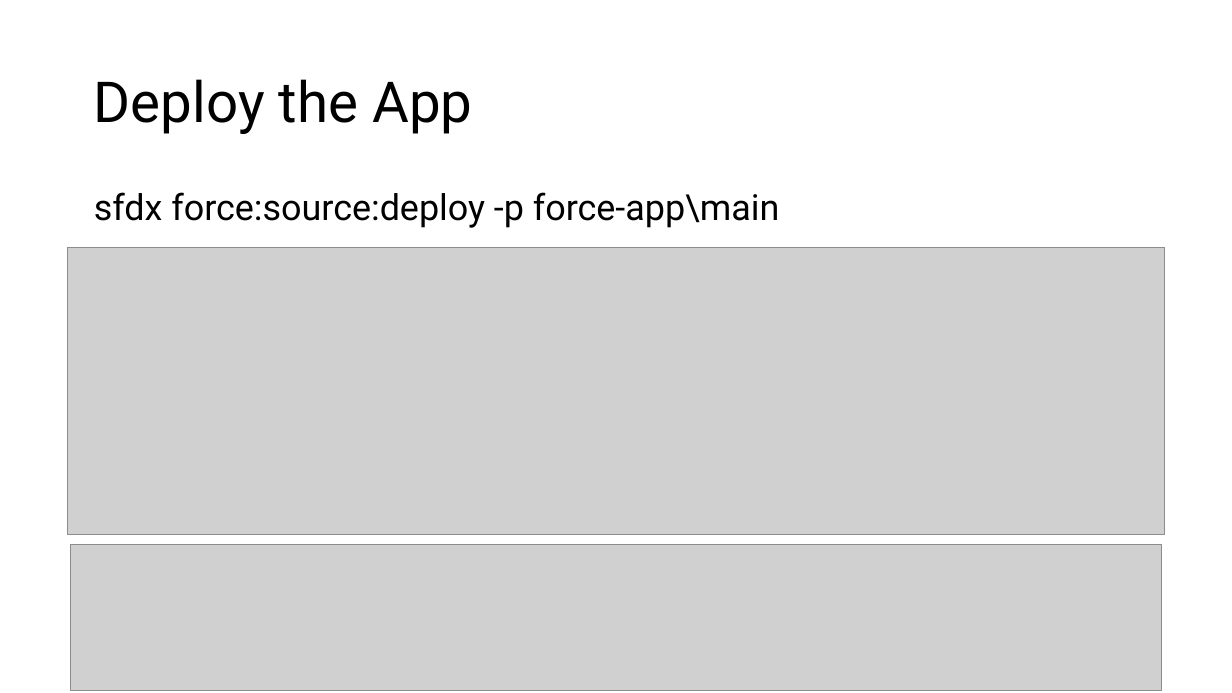
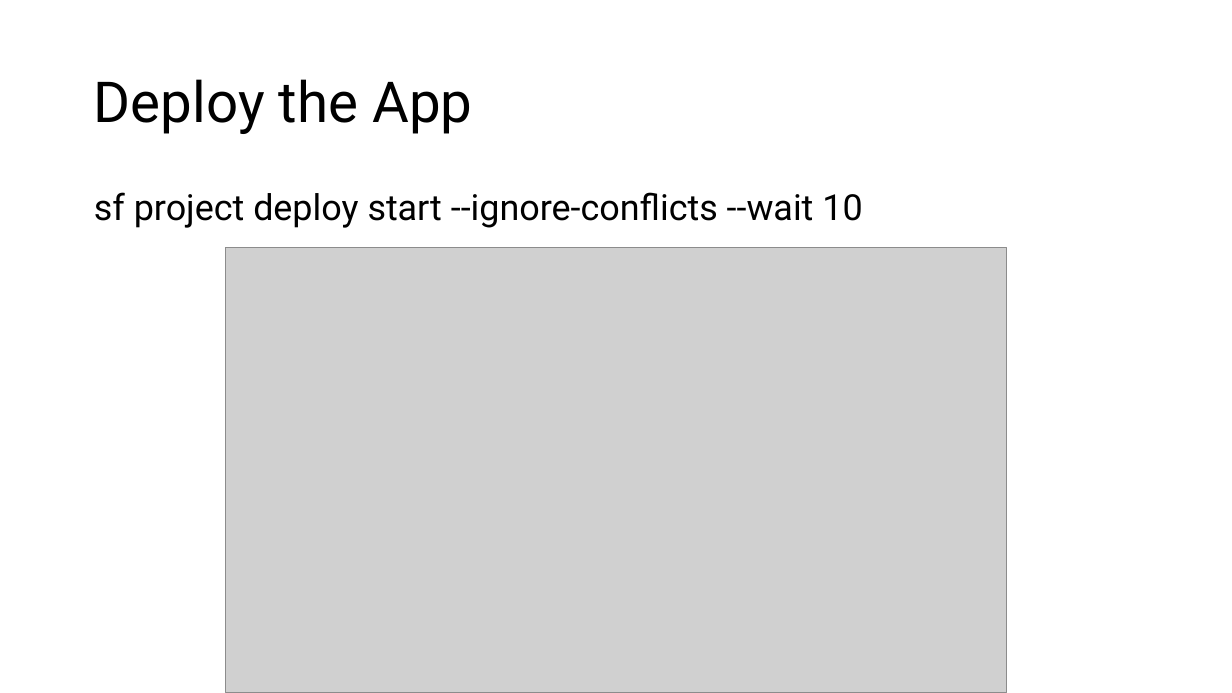
Before and after one commit to Coalfire-Research/paas-cloud-goat, a slide deck: slide 9 of Documentation/BSides Austin - December 2024 - Rodney Beede.pptx. Drawn at 1232x693 pixels with LibreOffice and Linux fonts; fonts in the diff are those of the drawing; grey boxes stand for pictures. Boxes give left, top, right and bottom in pixels: in the first picture for what was removed or moved away, otherwise in the second. Text is boxed around its words. In the diff, an @@ line names an element or a change of style, - is before the commit and + after.

Commit message:
Replaced sfdx with new sf command

```diff
--- a/Documentation/BSides Austin - December 2024 - Rodney Beede.pptx
+++ b/Documentation/BSides Austin - December 2024 - Rodney Beede.pptx
@@ text at (x1=94, y1=192, x2=862, y2=228): text changed @@
-sfdx force:source:deploy -p force-app\main
+sf project deploy start --ignore-conflicts --wait 10
@@ picture resized from (x1=67, y1=248, x2=1165, y2=535) to (x1=226, y1=248, x2=1006, y2=693) @@
@@ picture removed at (x1=70, y1=545, x2=1162, y2=691) @@
```
